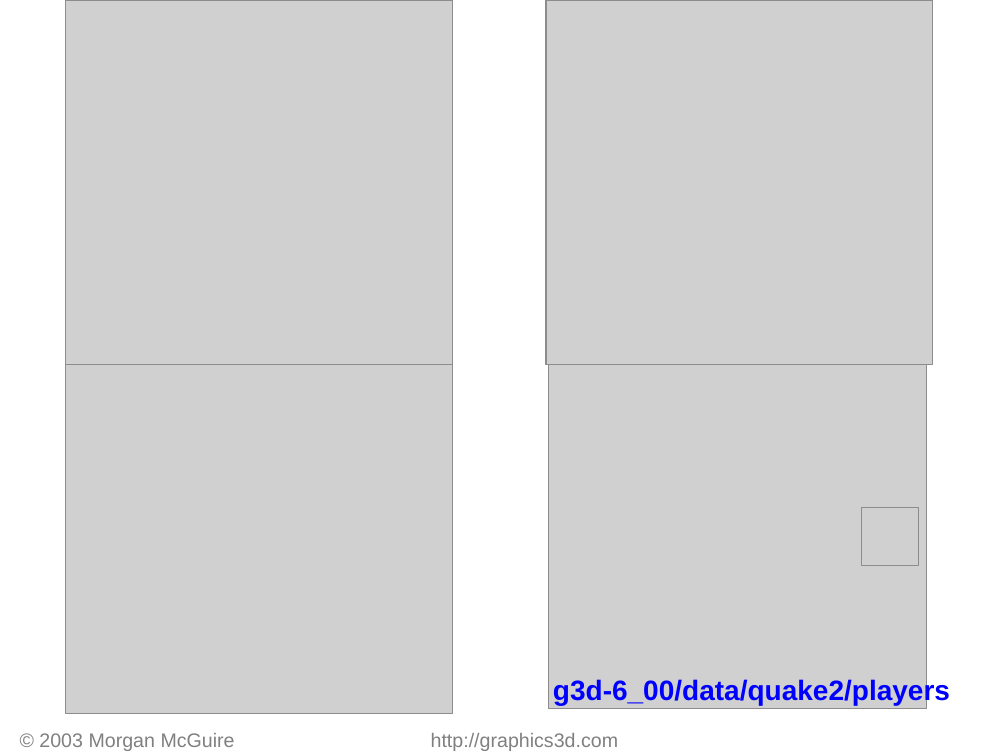
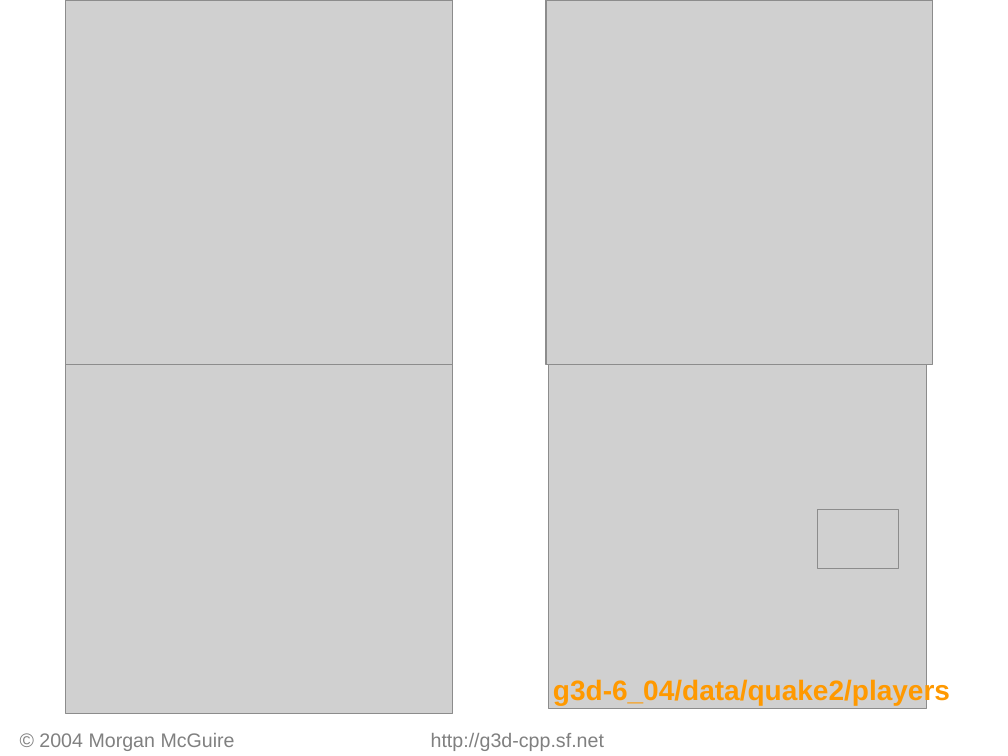
Before and after one commit to luaman/g3d-cpp, a slide deck: slide 3 of source/html/G3D-Map.ppt. Drawn at 1008x756 pixels with LibreOffice and Linux fonts; fonts in the diff are those of the drawing; grey boxes stand for pictures. Boxes give left, top, right and bottom in pixels: in the first picture for what was removed or moved away, otherwise in the second. Text is boxed around its words. In the diff, an @@ line names an element or a change of style, - is before the commit and + after.

```diff
--- a/source/html/G3D-Map.ppt
+++ b/source/html/G3D-Map.ppt
@@ picture: place and size @@
-picture at box(861, 508, 918, 565)
+picture at box(817, 510, 899, 569)
@@ title at box(553, 678, 950, 705): text changed; text colour #0000FF to #FF9900 @@
-g3d-6_00/data/quake2/players
+g3d-6_04/data/quake2/players
@@ text at box(39, 733, 604, 751): text changed @@
-© 2003 Morgan McGuire http://graphics3d.com
+© 2004 Morgan McGuire http://g3d-cpp.sf.net
```
Also in this commit, not shown: 3 other slides changed, 1 slide added, 1 slide removed.
